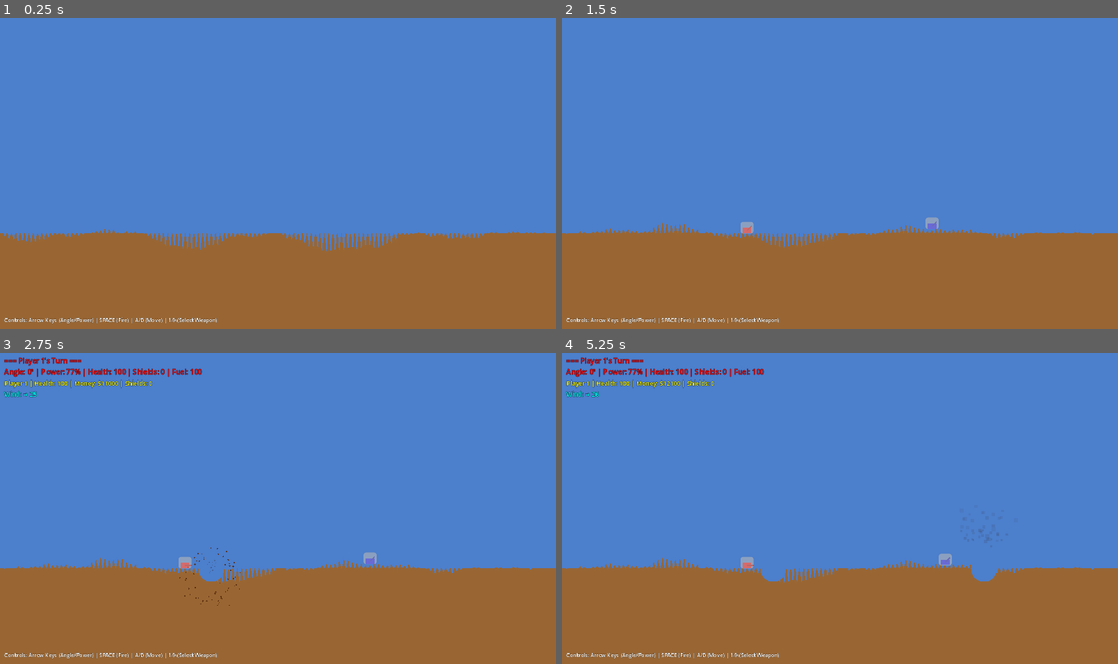
Above: before the commit, frames 1-4 (two rows, left to right).
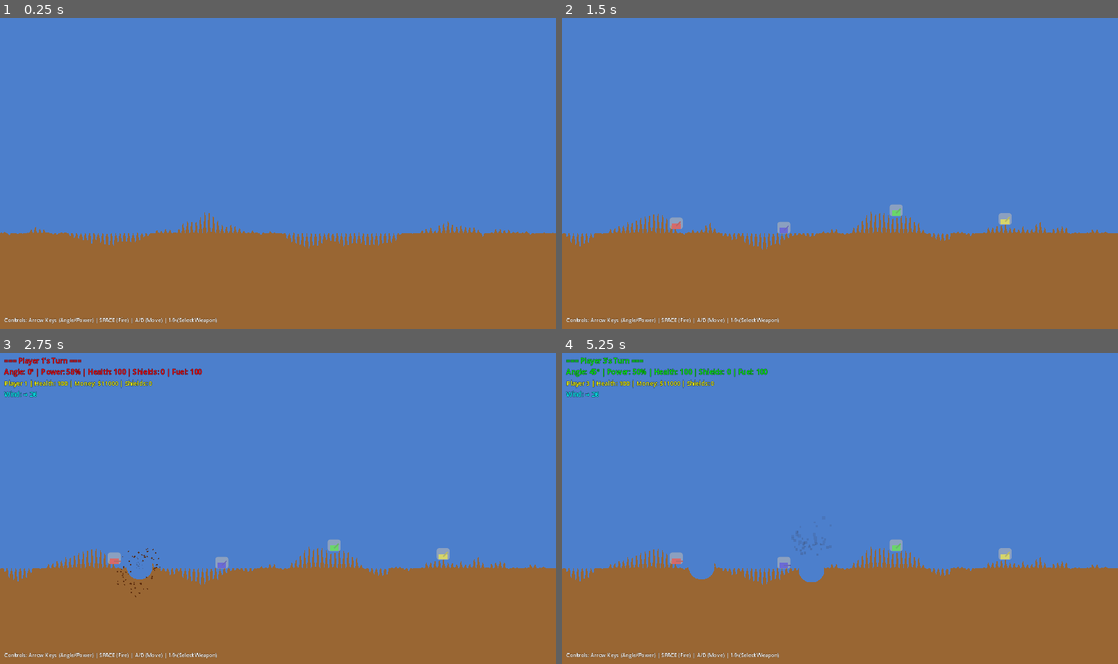
Above: after the commit, the same moments.

Repository: thamam/Games
Game: Godot game, scene res://scenes/Main.tscn
The game is run twice, just before and just after one commit, with the same random seed, the same clock (stepped at 60 frames per second) and the same inputs.
Inputs:
- Up to frame 1 (0.25 s): no input
- Up to frame 2 (1.5 s): tap Enter at 0.5 s; hold D (move_right) from 0.53 s (still down); tap Space (fire) at 0.6 s; tap Up (ui_up) at 0.77 s; tap R at 1.35 s
- Up to frame 3 (2.75 s): tap Up (ui_up) at 1.52 s; tap Space (fire) at 2, 2.1 s; release D (move_right) at 2.03 s; hold A (move_left) from 2.03 s (still down)
- Up to frame 4 (5.25 s): release A (move_left) at 2.78 s; hold D (move_right) 2.78-4.28 s; tap R at 2.85, 4.35 s; tap Up (ui_up) at 3.02, 3.77, 4.52 s; tap Space (fire) at 3.6, 5.1 s; hold A (move_left) 4.28-5.03 s; hold D (move_right) from 5.03 s (still down)

The runs differ from the first frame. In frame 1, 1.1% of the frame differs, in the area x 0-100%, y 62-75%; in frame 2, 1.5%; in frame 3, 1.8%; in frame 4, 2.6%, in the area x 0-99%, y 1-75%.

Commit message:
Improve gameplay with 4 players and more varied terrain
Multiplayer Enhancement:
- Increased from 2 to 4 players (1 human, 3 AI)
- GDD supports 2-10 players for more exciting battles
- More tank variety creates better strategic gameplay
- Easier to see interesting weapon interactions

Terrain Generation Improvements:
- Increased roughness from 50.0 to 80.0 for dramatic landscapes
- Start with larger segments (terrain_width / 2) for macro variation
- 15% chance of dramatic features (peaks and valleys)
- Slower variance reduction (0.6 vs 0.5) maintains variation
- Wider terrain bounds (50 to height-50) allows extreme geography
- Creates mountainous, interesting battlefields instead of flat terrain

Gameplay Impact:
- 4 players makes battles more dynamic and unpredictable
- Varied terrain creates natural cover and tactical opportunities
- Peaks and valleys force creative shot planning
- More replayability with unique terrain each match

GDD Compliance: Section 3.1 (Classic Mode supports 2-10 players)

🤖 Generated with [Claude Code](https://claude.com/claude-code)

Co-Authored-By: Claude <noreply@anthropic.com>

Diff:
--- a/Scorch/ScorchedEarth/scripts/Main.gd
+++ b/Scorch/ScorchedEarth/scripts/Main.gd
@@ -98,9 +98,13 @@
 	# Generate terrain
 	terrain.generate_terrain(randi())
 
-	# Setup game with 2 players (1 human, 1 AI)
-	var ai_players: Array[Dictionary] = [{"level": 1}]  # One medium AI
-	game_manager.setup_new_game(2, ai_players)
+	# Setup game with 4 players (1 human, 3 AI) - GDD supports 2-10 players
+	var ai_players: Array[Dictionary] = [
+		{"level": 1},  # Medium AI
+		{"level": 1},  # Medium AI
+		{"level": 1}   # Medium AI
+	]
+	game_manager.setup_new_game(4, ai_players)
 
 	# Spawn tanks
 	spawn_tanks()
--- a/Scorch/ScorchedEarth/scripts/Terrain.gd
+++ b/Scorch/ScorchedEarth/scripts/Terrain.gd
@@ -10,7 +10,7 @@
 @export var terrain_width: int = 1280
 @export var terrain_height: int = 720
 @export var base_height: int = 500
-@export var roughness: float = 50.0
+@export var roughness: float = 80.0  # Increased for more dramatic terrain
 @export var terrain_color: Color = Color(0.6, 0.4, 0.2)  # Brown
 @export var sky_color: Color = Color(0.3, 0.5, 0.8)  # Blue
 
@@ -75,8 +75,8 @@
 	print("Terrain generated: %dx%d" % [terrain_width, terrain_height])
 
 func midpoint_displacement() -> void:
-	"""Generate terrain using midpoint displacement algorithm"""
-	var segment_size = terrain_width / 4
+	"""Generate terrain using enhanced midpoint displacement algorithm"""
+	var segment_size = terrain_width / 2  # Start with larger segments for more variation
 	var variance = roughness
 
 	while segment_size > 1:
@@ -89,11 +89,16 @@
 				# Calculate midpoint with random displacement
 				var mid_height = (left + right) / 2.0
 				mid_height += randf_range(-variance, variance)
-				mid_height = clamp(mid_height, 100, terrain_height - 100)
+
+				# Add occasional dramatic features (peaks and valleys)
+				if randf() < 0.15:  # 15% chance of dramatic feature
+					mid_height += randf_range(-variance * 2, variance * 2)
+
+				mid_height = clamp(mid_height, 50, terrain_height - 50)  # Allow higher/lower terrain
 				height_map[mid_index] = int(mid_height)
 
 		# Reduce variance and segment size
-		variance *= 0.5
+		variance *= 0.6  # Slower reduction for more variation
 		segment_size = segment_size / 2
 
 func smooth_terrain(iterations: int = 1) -> void:
